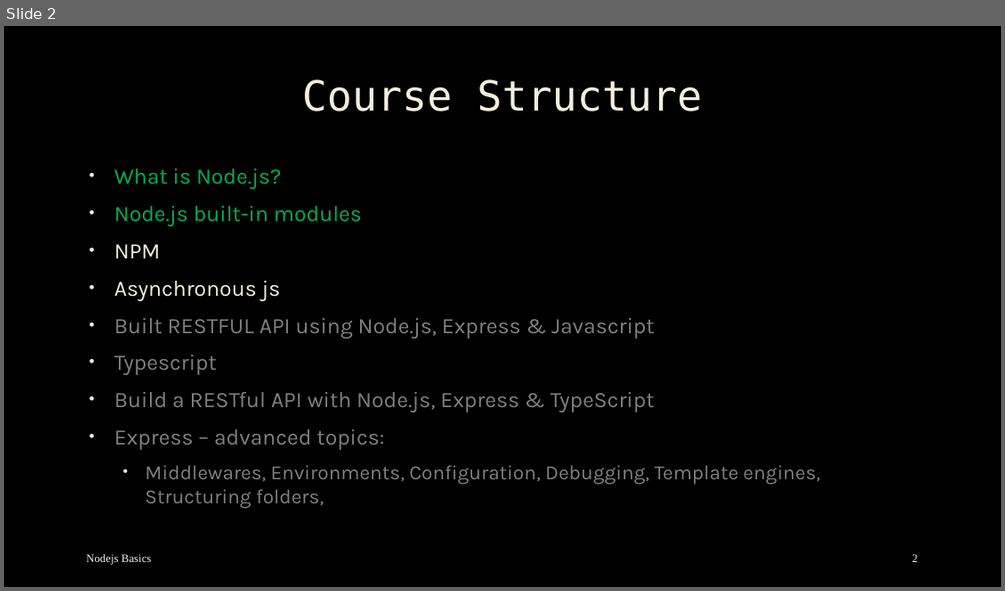
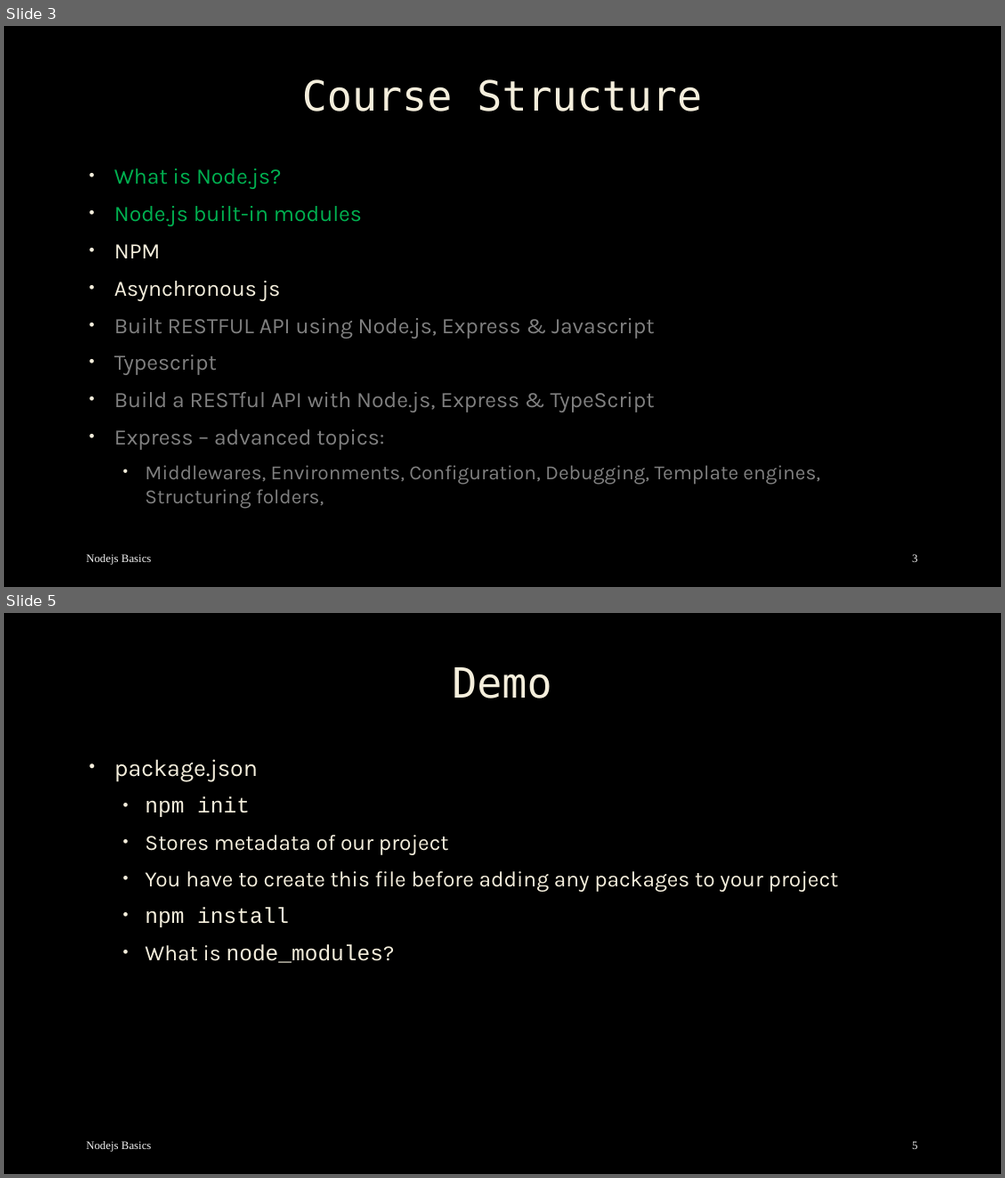
Before and after one commit to mostafa8026/nestjs-course, a slide deck: nodejs-basics-03.pptx. Shown one above the other, each under a label of ours: slide 2 before the commit, slides 3 and 5 after it; the slides between them are not shown. The pictures are 1005x591 and 1005x1178 pixels, drawn with LibreOffice and Linux fonts; fonts in the diff are those of the drawing; background and template pictures are left out. Boxes give left, top, right and bottom in pixels: in the first picture for what was removed or moved away, otherwise in the second. Text is boxed around its words. In the diff, an @@ line names an element or a change of style, - is before the commit and + after.

```diff
--- a/nodejs-basics-03.pptx
+++ b/nodejs-basics-03.pptx
@@ slide 5 added at (4,613,1001,1174), background picture (left out) @@
@@ title added at (452,667,551,698), 40 pt, text #F4EEDC @@
+Demo
@@ text added at (114,759,839,963), 21 pt, text #F4EEDC @@
+• package.json
+  • npm init
+  • Stores metadata of our project
+  • You have to create this file before adding any packages to your project
+  • npm install
+  • What is node_modules?
@@ text added at (86,1141,152,1151), 11 pt, text #F2F2F2 @@
+Nodejs Basics
@@ page number added at (912,1141,917,1149), 11 pt, text #F2F2F2 @@
+5
@@ what was slide 2 is now slide 3 @@
@@ page number at (912,554,917,562): text changed @@
-2
+3
```
Also in this commit, not shown: 6 slides changed, 7 other slides added, 8 other files.
